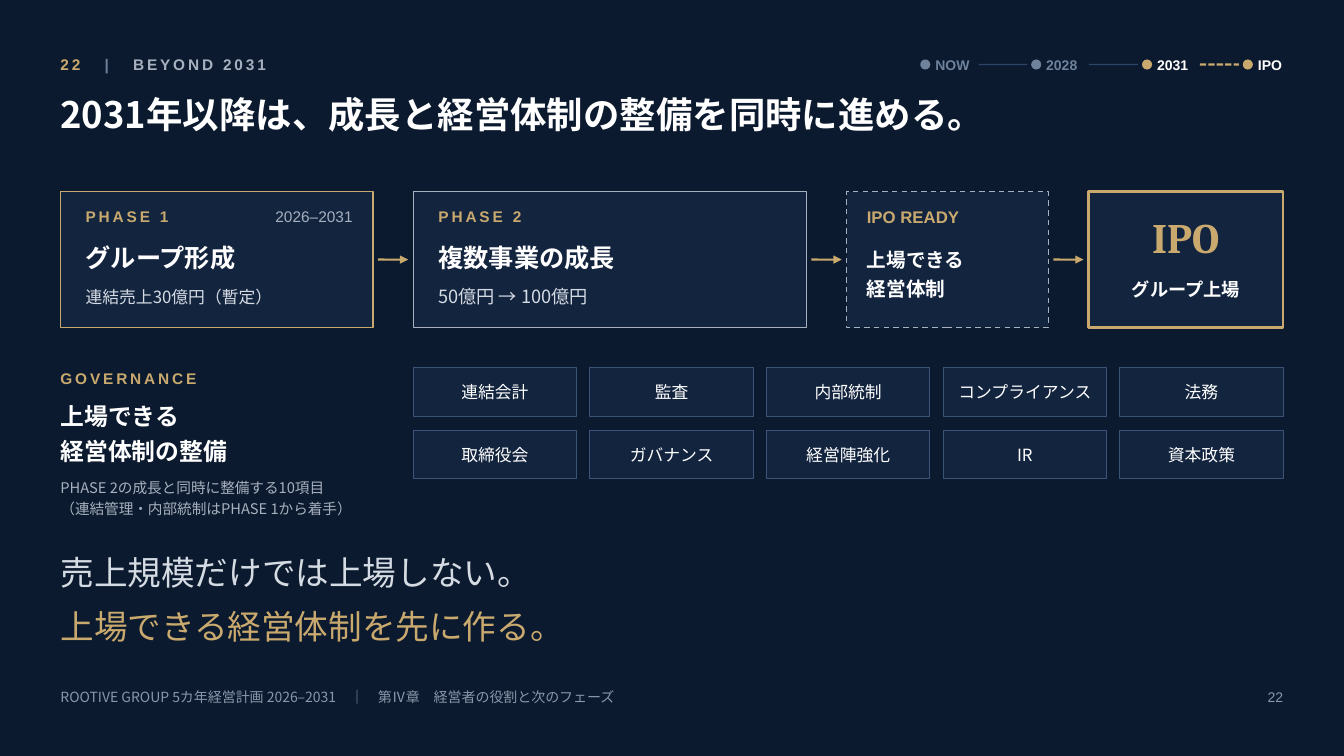
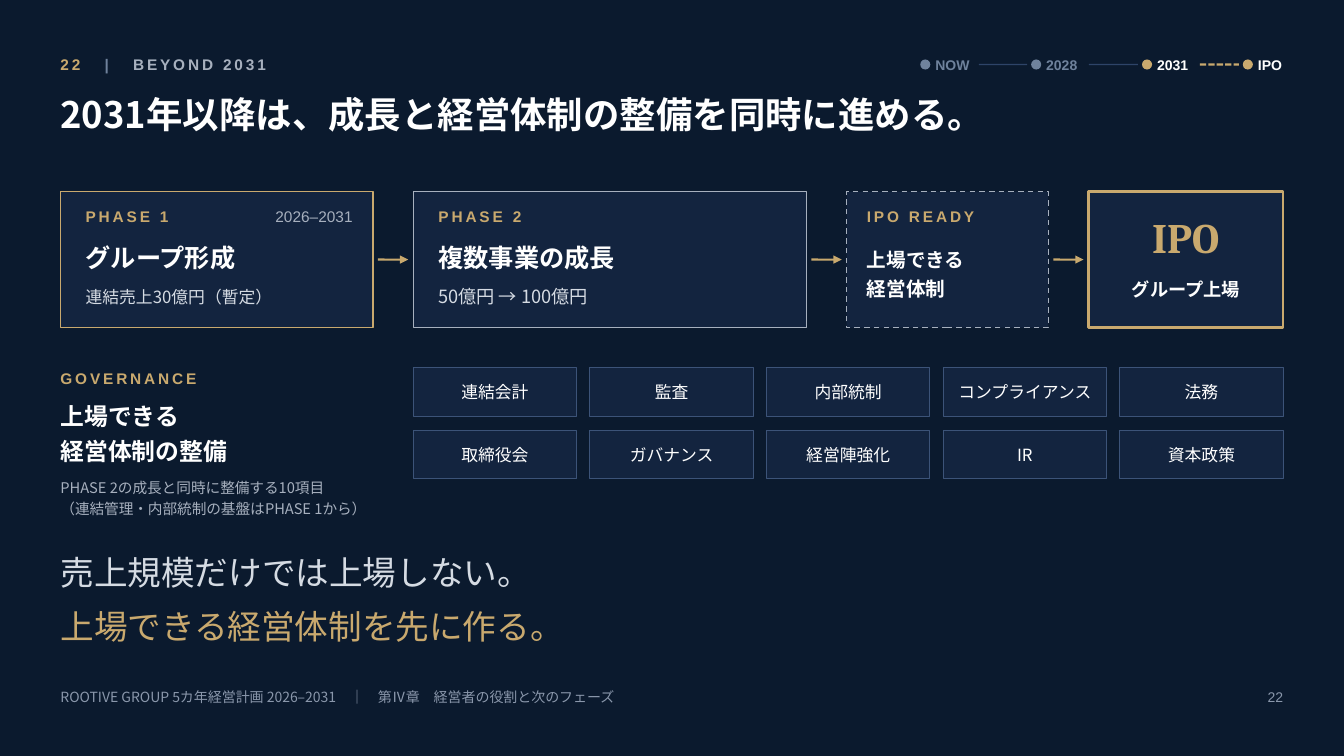
Before and after one commit to rootivebiz-create/ROOTIVE, a slide deck: slide 22 of docs/management-plan/ROOTIVE_GROUP_5year_plan_2026-2031.pptx. Drawn at 1344x756 pixels with LibreOffice and Linux fonts; fonts in the diff are those of the drawing. Boxes give left, top, right and bottom in pixels: in the first picture for what was removed or moved away, otherwise in the second. Text is boxed around its words. In the diff, an @@ line names an element or a change of style, - is before the commit and + after.

```diff
--- a/docs/management-plan/ROOTIVE_GROUP_5year_plan_2026-2031.pptx
+++ b/docs/management-plan/ROOTIVE_GROUP_5year_plan_2026-2031.pptx
@@ text "IPO READY" at <box>867,211,974,222</box>: size 12 to 11 pt, letter spacing 0 to 2 pt @@
@@ text at <box>60,501,366,515</box>: text changed @@
-（連結管理・内部統制はPHASE 1から着手）
+（連結管理・内部統制の基盤はPHASE 1から）
```
Also in this commit, not shown: 20 other slides changed, 2 other files.
